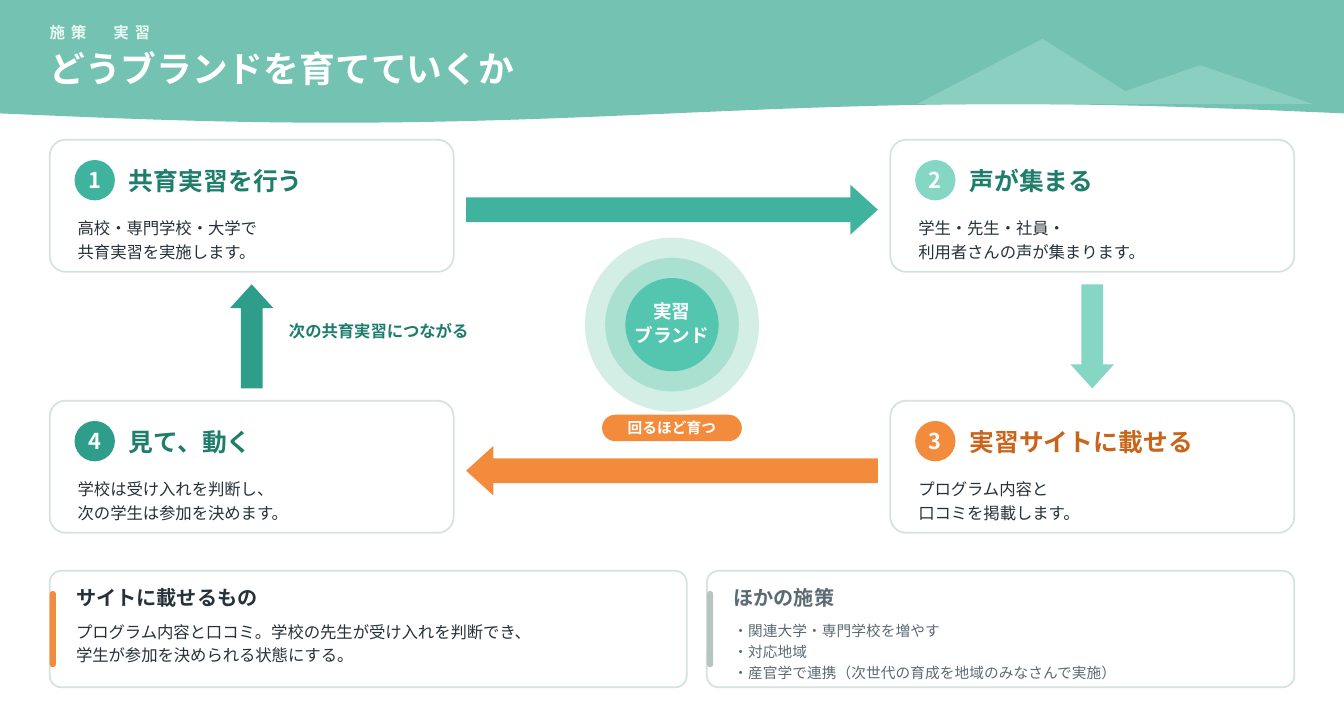
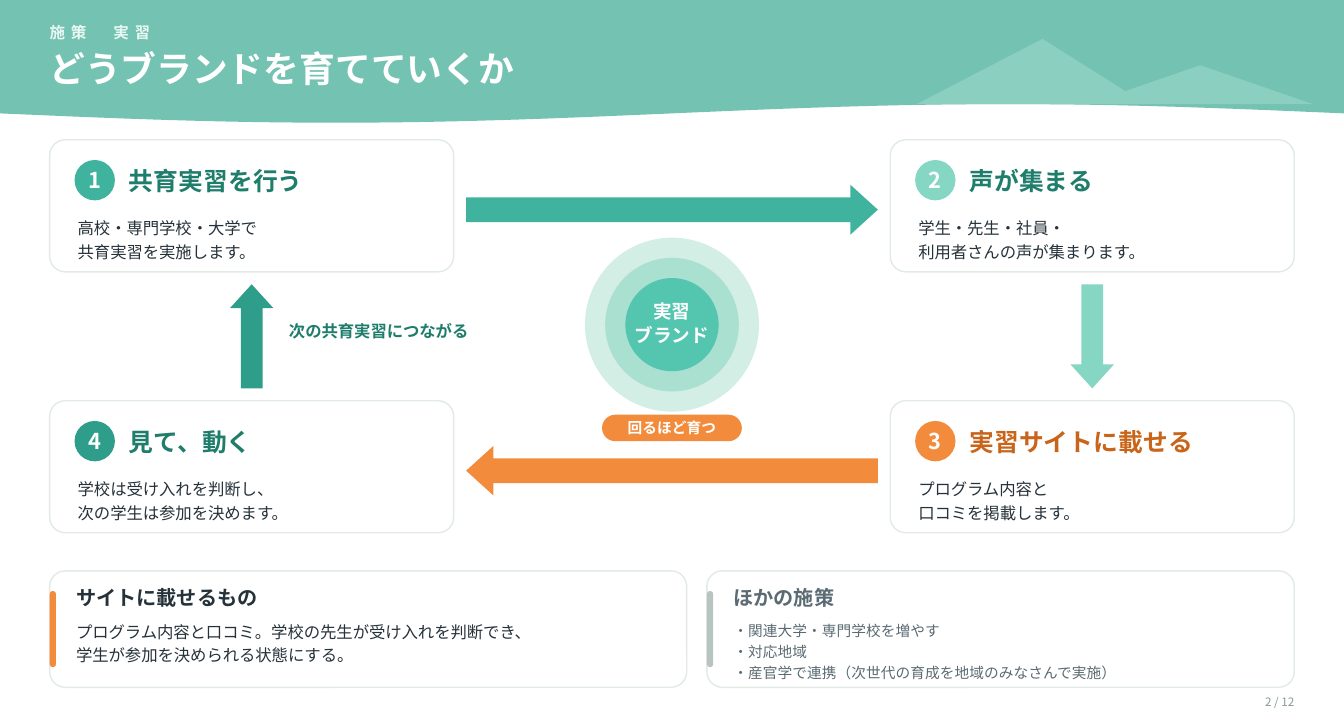
Before and after one commit to tatatatachan/claude, a slide deck: slide 2 of kyoiku-jisshu/共育実習_図解.pptx. Drawn at 1344x727 pixels with LibreOffice and Linux fonts; fonts in the diff are those of the drawing. Boxes give left, top, right and bottom in pixels: in the first picture for what was removed or moved away, otherwise in the second. Text is boxed around its words. In the diff, an @@ line names an element or a change of style, - is before the commit and + after.

```diff
--- a/kyoiku-jisshu/共育実習_図解.pptx
+++ b/kyoiku-jisshu/共育実習_図解.pptx
@@ rounded rectangle at box(49, 571, 687, 688): outline #D5E3DD 1.25 pt to #E1EAE6 1 pt; proportions changed @@
@@ rounded rectangle at box(707, 571, 1295, 688): outline #D5E3DD 1.25 pt to #E1EAE6 1 pt; proportions changed @@
@@ text added at box(1265, 697, 1294, 706), 8.3 pt, text #8A9A96 @@
+2 / 12
```
Also in this commit, not shown: 9 other slides changed, 2 slides added, 4 other files.
